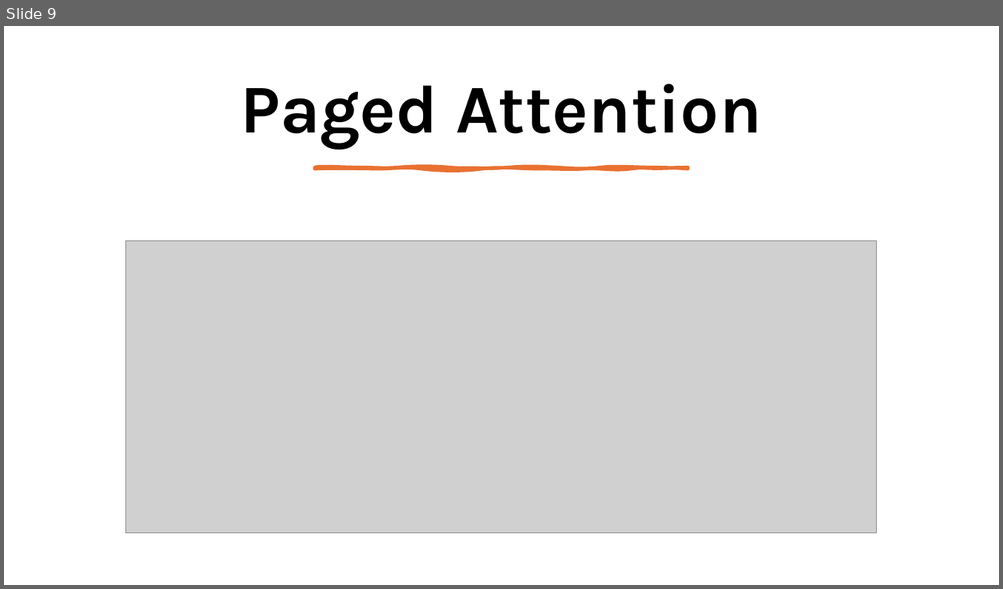
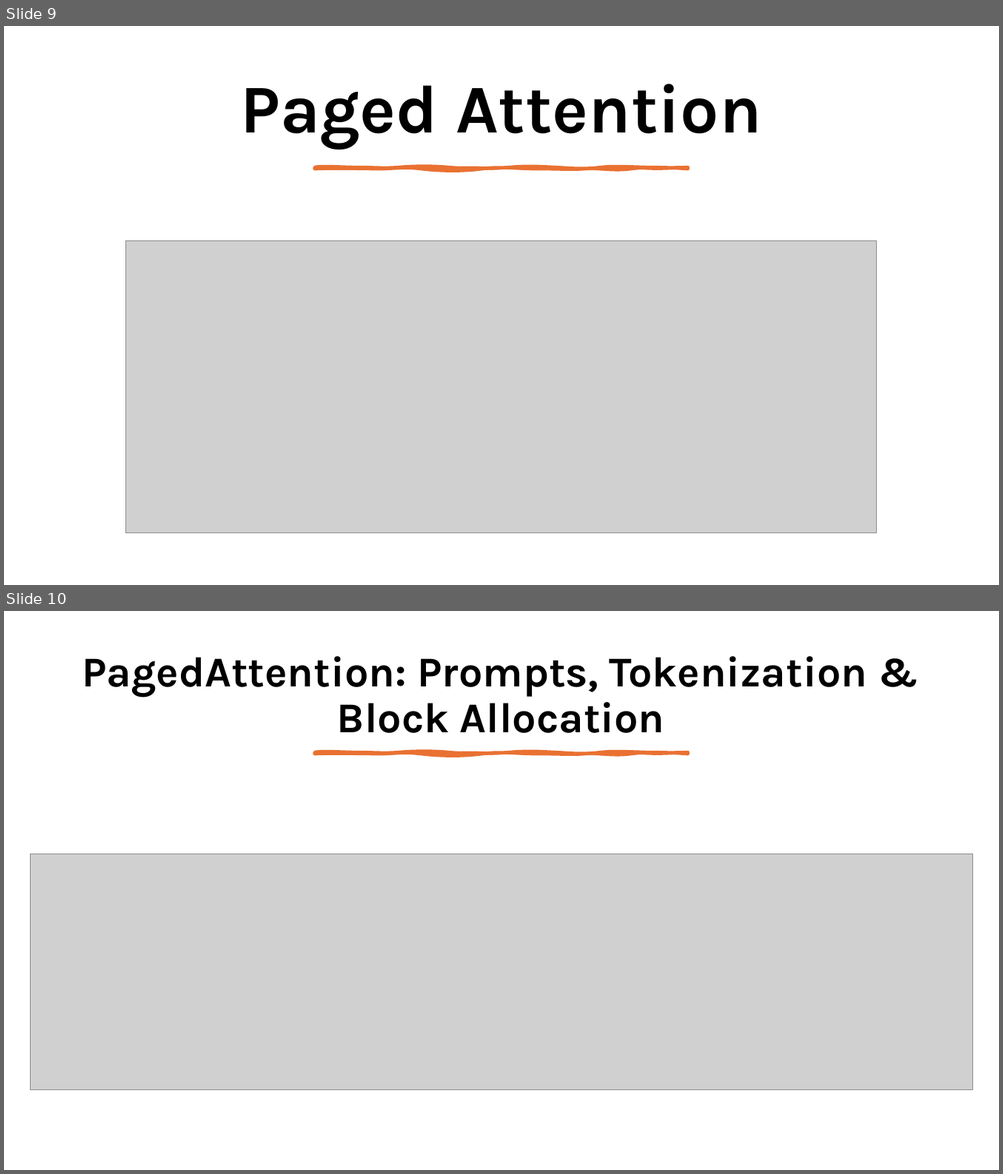
Before and after one commit to pavanjava/vllm_zero2hero, a slide deck: deep_on_inference.pptx. Shown one above the other, each under a label of ours: slide 9 before the commit, slides 9 and 10 after it. The pictures are 1003x589 and 1003x1174 pixels, drawn with LibreOffice and Linux fonts; fonts in the diff are those of the drawing; grey boxes stand for pictures. Boxes give left, top, right and bottom in pixels: in the first picture for what was removed or moved away, otherwise in the second. Text is boxed around its words. In the diff, an @@ line names an element or a change of style, - is before the commit and + after.

```diff
--- a/deep_on_inference.pptx
+++ b/deep_on_inference.pptx
@@ slide 10 added at (x1=4, y1=611, x2=999, y2=1170), background #FFFFFF @@
@@ title added at (x1=82, y1=656, x2=867, y2=733), 41 pt, text #000000, bold @@
+PagedAttention: Prompts, Tokenization & Block Allocation
@@ freeform shape added at (x1=314, y1=753, x2=688, y2=755), fill #E97132, outline #E97132 3.25 pt @@
@@ picture added at (x1=30, y1=854, x2=973, y2=1090) @@
```
Also in this commit, not shown: 1 slide changed, 3 other slides added, 5 other files.
